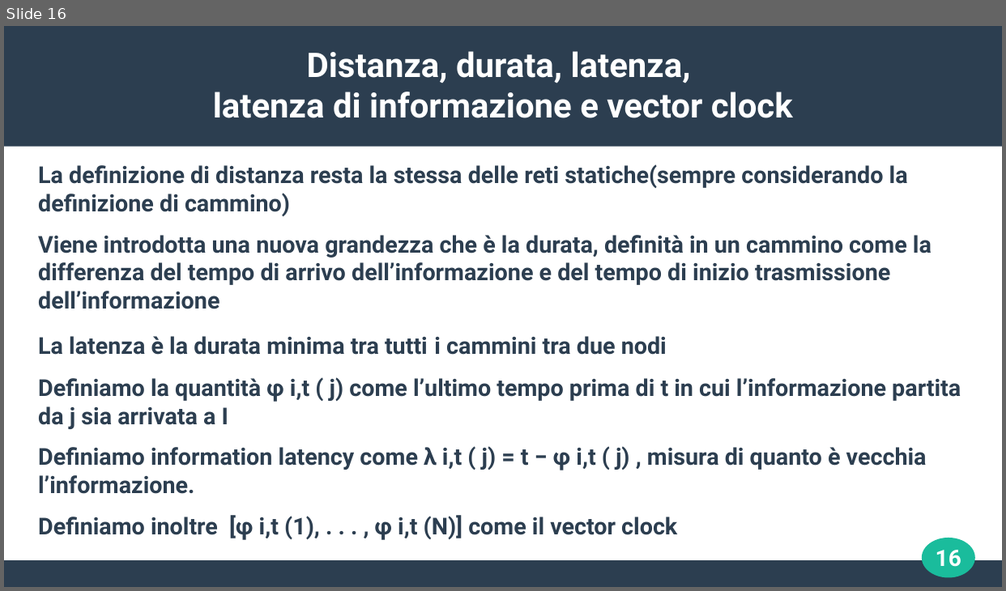
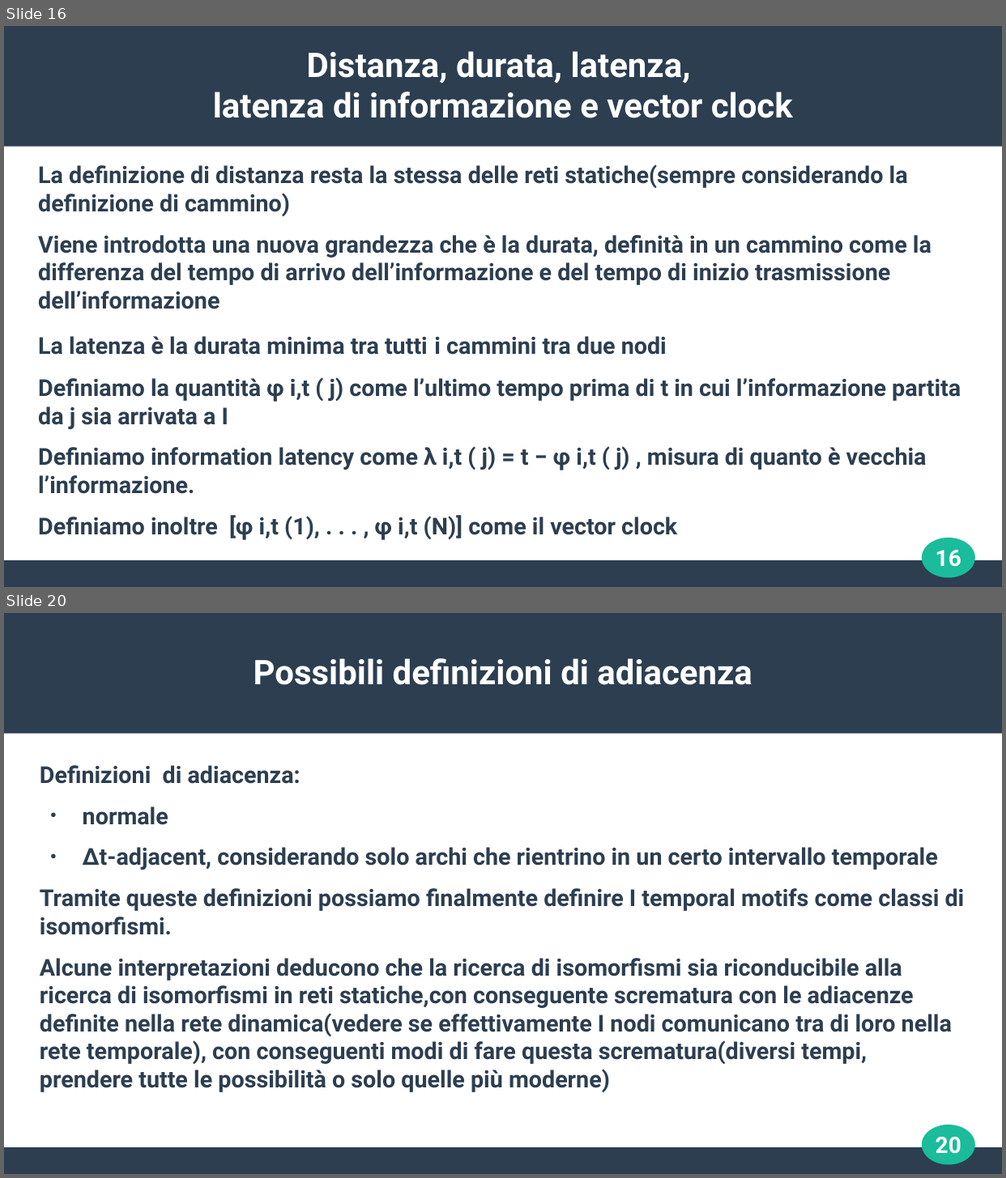
Before and after one commit to josura/appunti_e_cose_condivise, a slide deck: Data_mining/seminario/seminario_TemporalNetwork-GL.odp. Shown one above the other, each under a label of ours: slide 16 before the commit, slides 16 and 20 after it; the slides between them are not shown. The pictures are 1006x591 and 1006x1178 pixels, drawn with LibreOffice and Linux fonts; fonts in the diff are those of the drawing. Boxes give left, top, right and bottom in pixels: in the first picture for what was removed or moved away, otherwise in the second. Text is boxed around its words. In the diff, an @@ line names an element or a change of style, - is before the commit and + after.

```diff
--- a/Data_mining/seminario/seminario_TemporalNetwork-GL.odp
+++ b/Data_mining/seminario/seminario_TemporalNetwork-GL.odp
@@ slide 20 added at box(4, 613, 1002, 1174), background #FFFFFF; not listed: 3 template elements that a slide beside it also shows @@
@@ title added at box(253, 658, 752, 685), 27 pt, text #FFFFFF, bold @@
+Possibili definizioni di adiacenza
@@ text added at box(40, 765, 965, 1093), 18.5 pt, text #2C3E50, bold @@
+Definizioni di adiacenza:
+● normale
+● Δt-adjacent, considerando solo archi che rientrino in un certo intervallo temporale
+Tramite queste definizioni possiamo finalmente definire I temporal motifs come classi di isomorfismi.
+Alcune interpretazioni deducono che la ricerca di isomorfismi sia riconducibile alla ricerca di isomorfismi in reti statiche,con conseguente scrematura con le adiacenze definite nella rete dinamica(vedere se effettivamente I nodi comunicano tra di loro nella rete temporale), con conseguenti modi di fare questa scrematura(diversi tempi, prendere tutte le possibilità o solo quelle più moderne)
@@ page number added at box(936, 1137, 961, 1154), 18 pt, text #FFFFFF, bold @@
+20
```
Also in this commit, not shown: 7 slides changed, 23 other slides added, 1 other file.
